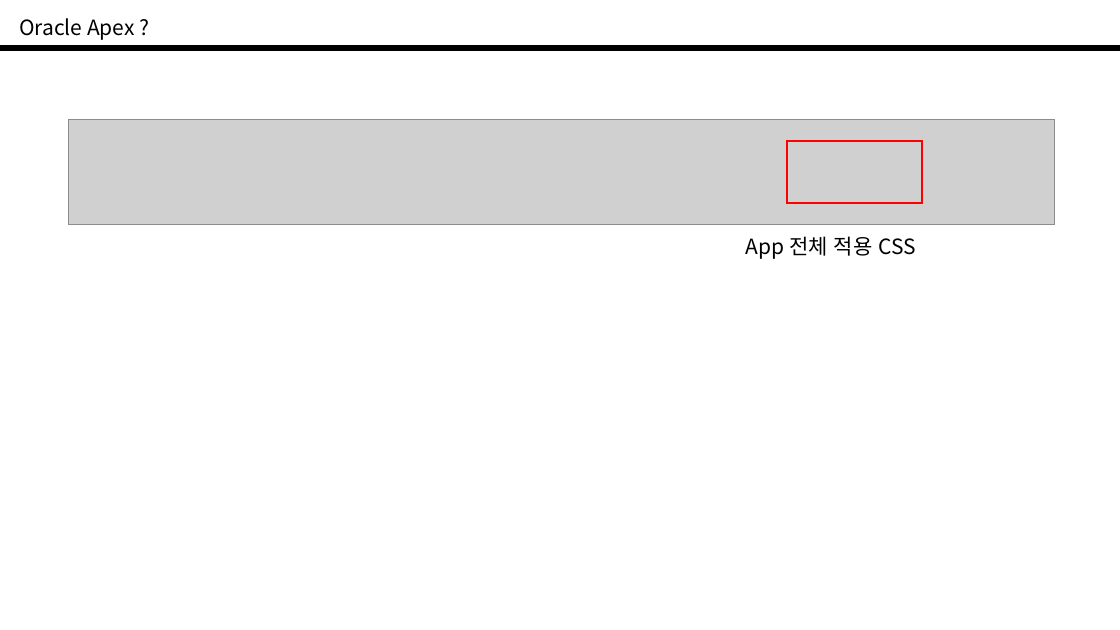
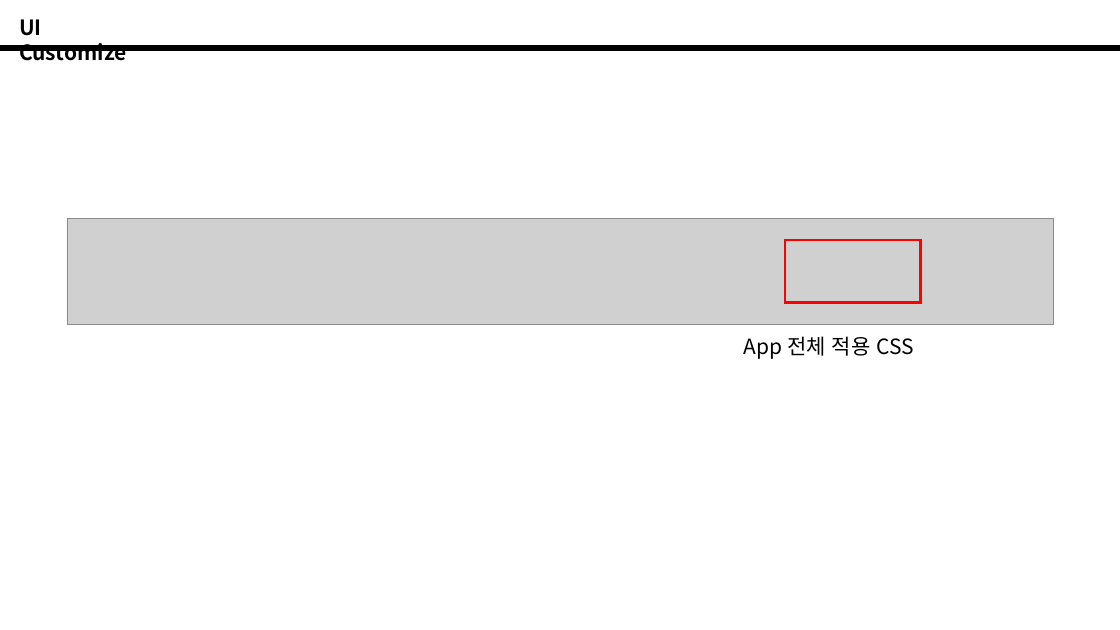
Before and after one commit to kingntop/ap, a slide deck: slide 12 of 4/TTA_교육_과정_4.pptx. Drawn at 1120x630 pixels with LibreOffice and Linux fonts; fonts in the diff are those of the drawing; grey boxes stand for pictures; background and template pictures are left out. Boxes give left, top, right and bottom in pixels: in the first picture for what was removed or moved away, otherwise in the second. Text is boxed around its words. In the diff, an @@ line names an element or a change of style, - is before the commit and + after.

```diff
--- a/4/TTA_교육_과정_4.pptx
+++ b/4/TTA_교육_과정_4.pptx
@@ text at [19,19,127,61]: text changed; bold on @@
-Oracle Apex ?
+UI Customize
@@ 1 picture, 1 text, 1 rectangle: place and size @@
-1 picture, 1 text, 1 rectangle at [69,119,1055,259]
+1 picture, 1 text, 1 rectangle at [67,218,1054,359]
```
Also in this commit, not shown: 13 other slides changed, 1 slide added, 1 slide removed, 4 other files.
